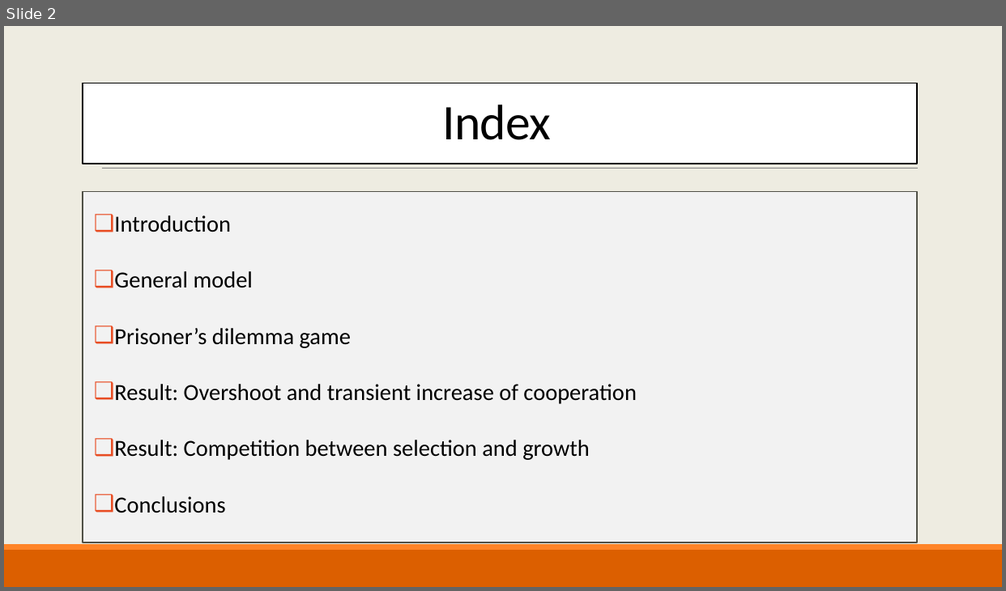
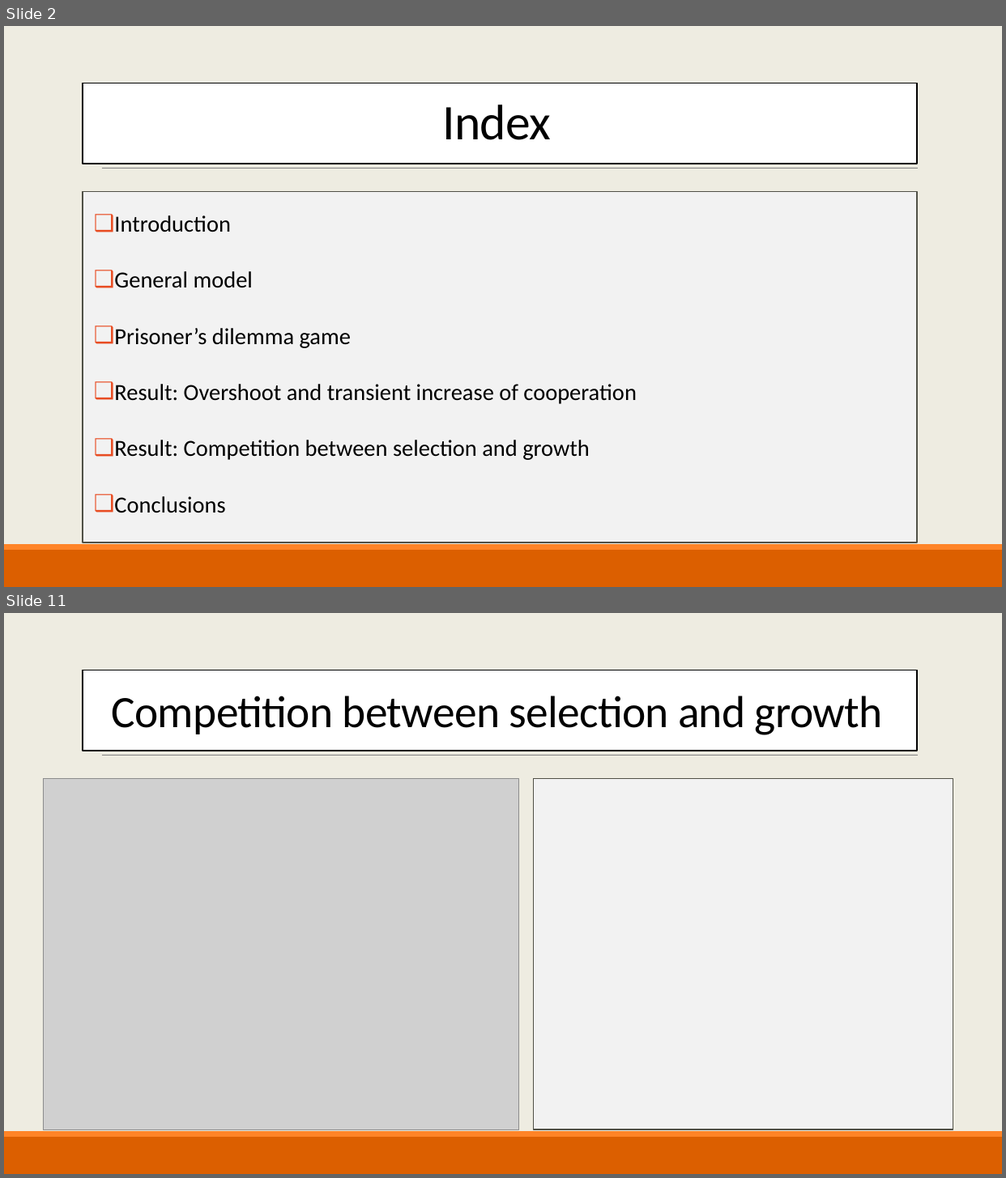
Before and after one commit to AlexBV799/EvolutionaryGameTheoryInGrowingPopulations_FinalProject, a slide deck: Evolutionary game theory.pptx. Shown one above the other, each under a label of ours: slide 2 before the commit, slides 2 and 11 after it; the slides between them are not shown. The pictures are 1006x591 and 1006x1178 pixels, drawn with LibreOffice and Linux fonts; fonts in the diff are those of the drawing; grey boxes stand for pictures; background and template pictures are left out. Boxes give left, top, right and bottom in pixels: in the first picture for what was removed or moved away, otherwise in the second. Text is boxed around its words. In the diff, an @@ line names an element or a change of style, - is before the commit and + after.

```diff
--- a/Evolutionary game theory.pptx
+++ b/Evolutionary game theory.pptx
@@ slide 11 added at bbox=[4, 613, 1002, 1174], background picture (left out); not listed: 3 template elements that a slide beside it also shows @@
@@ rectangle added at bbox=[83, 670, 918, 751], fill #FFFFFF, outline #000000 1.25 pt @@
@@ title added at bbox=[111, 696, 883, 735], 43.2 pt, text #000000 @@
+Competition between selection and growth
@@ picture added at bbox=[44, 778, 519, 1130] @@
@@ rectangle added at bbox=[533, 778, 953, 1130], fill #F2F2F2, outline #505046 1.25 pt @@
```
Also in this commit, not shown: 3 slides changed, 7 other slides added, 3 slides removed, 2 other files.
